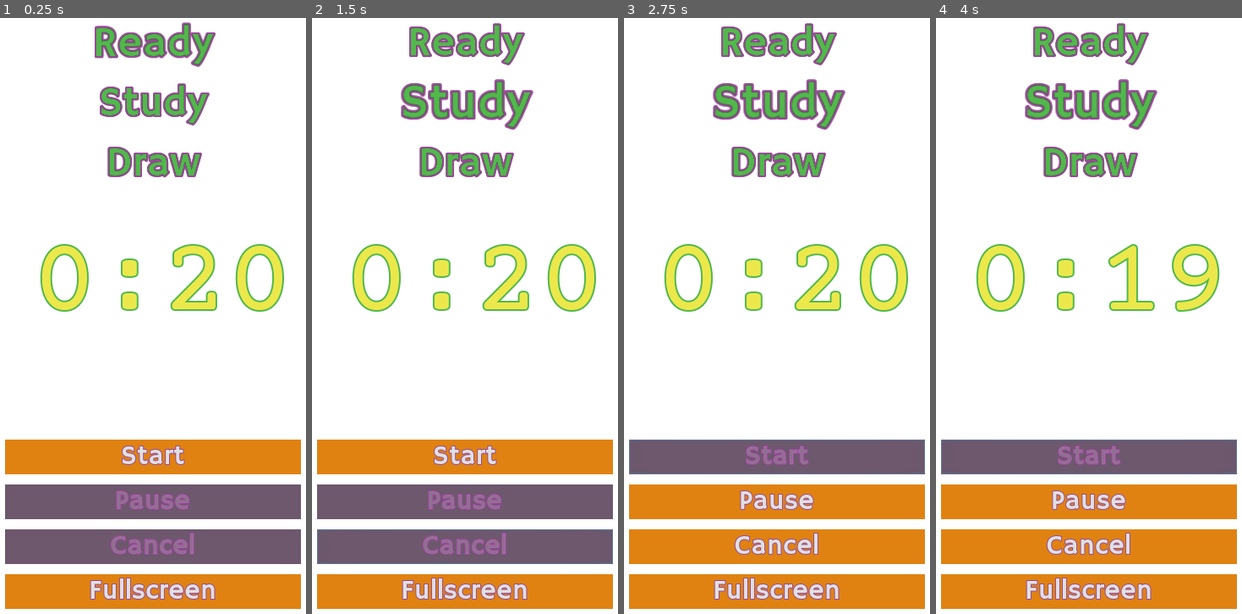
Above: before the commit, frames 1-4 (left to right).
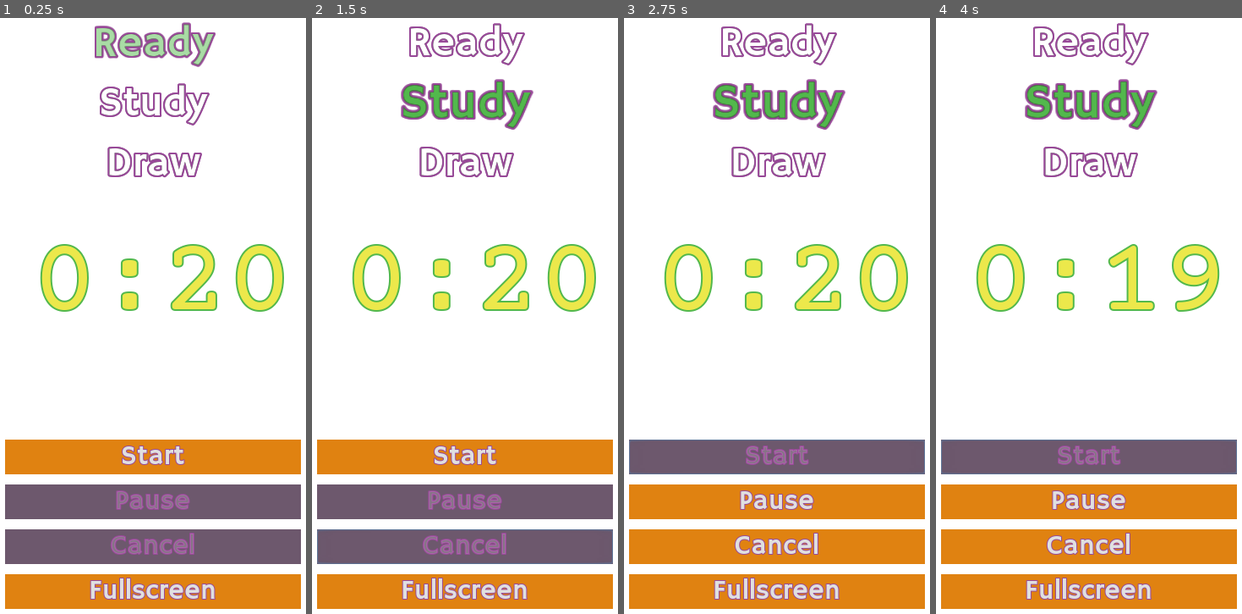
Above: after the commit, the same moments.

Repository: doctor-g/MonsDRAWsityTimer
Game: Godot game, scene res://src/MainScene.tscn
The game is run twice, just before and just after one commit, with the same random seed, the same clock (stepped at 60 frames per second) and the same inputs.
Inputs:
- Up to frame 1 (0.25 s): no input
- Up to frame 2 (1.5 s): click "Start" at 0.5 s; click "Cancel" at 1.25 s
- Up to frame 3 (2.75 s): click "Start" at 2 s
- Up to frame 4 (4 s): tap Enter at 3.5 s

The runs differ from the first frame. In frame 1, 2.3% of the frame differs, in the area x 31-70%, y 0-27%; in frame 2, 1.5%; in frame 3, 1.5%; in frame 4, 1.5%.

Commit message:
Fix stopping blink animation when cancelled

Diff:
--- a/project/src/AnimatedLabel.tscn
+++ b/project/src/AnimatedLabel.tscn
@@ -42,6 +42,18 @@
 "update": 0,
 "values": [ Vector2( 1, 1 ), Vector2( 1.2, 1.2 ) ]
 }
+tracks/3/type = "value"
+tracks/3/path = NodePath(".:custom_colors/font_color")
+tracks/3/interp = 1
+tracks/3/loop_wrap = true
+tracks/3/imported = false
+tracks/3/enabled = true
+tracks/3/keys = {
+"times": PoolRealArray( 0, 0.5 ),
+"transitions": PoolRealArray( 1, 1 ),
+"update": 0,
+"values": [ Color( 1, 1, 1, 1 ), Color( 0.321569, 0.721569, 0.298039, 1 ) ]
+}
 
 [node name="AnimatedLabel" type="Label"]
 anchor_left = 0.5
@@ -51,9 +63,8 @@
 margin_bottom = 61.0
 grow_horizontal = 2
 grow_vertical = 2
-rect_scale = Vector2( 1.2, 1.2 )
 custom_fonts/font = ExtResource( 1 )
-custom_colors/font_color = Color( 0.321569, 0.721569, 0.298039, 1 )
+custom_colors/font_color = Color( 1, 1, 1, 1 )
 custom_colors/font_outline_modulate = Color( 0.596078, 0.286275, 0.596078, 1 )
 custom_colors/font_color_shadow = Color( 0, 0, 0, 1 )
 custom_constants/shadow_offset_x = 0
@@ -62,6 +73,7 @@
 align = 1
 script = ExtResource( 2 )
 __meta__ = {
+"_edit_lock_": true,
 "_edit_use_anchors_": false
 }
 
--- a/project/src/MainScene.gd
+++ b/project/src/MainScene.gd
@@ -82,7 +82,9 @@
 	_start_button.disabled = false
 	_cancel_button.disabled = true
 	_pause_button.disabled = true
-	_stop_blink_animation()
+	if _timer.paused:
+		_pause_button.pressed = false
+		_stop_blink_animation()
 
 
 func _on_PauseButton_pressed():
--- a/project/src/MainScene.tscn
+++ b/project/src/MainScene.tscn
@@ -78,7 +78,6 @@
 anchor_right = 0.0
 margin_left = 0.0
 margin_right = 412.0
-rect_scale = Vector2( 1, 1 )
 size_flags_horizontal = 3
 text = "Ready"
 
@@ -89,7 +88,6 @@
 margin_top = 71.0
 margin_right = 412.0
 margin_bottom = 132.0
-rect_scale = Vector2( 1, 1 )
 size_flags_horizontal = 3
 text = "Study"
 
@@ -100,7 +98,6 @@
 margin_top = 142.0
 margin_right = 412.0
 margin_bottom = 203.0
-rect_scale = Vector2( 1, 1 )
 size_flags_horizontal = 3
 text = "Draw"
 
